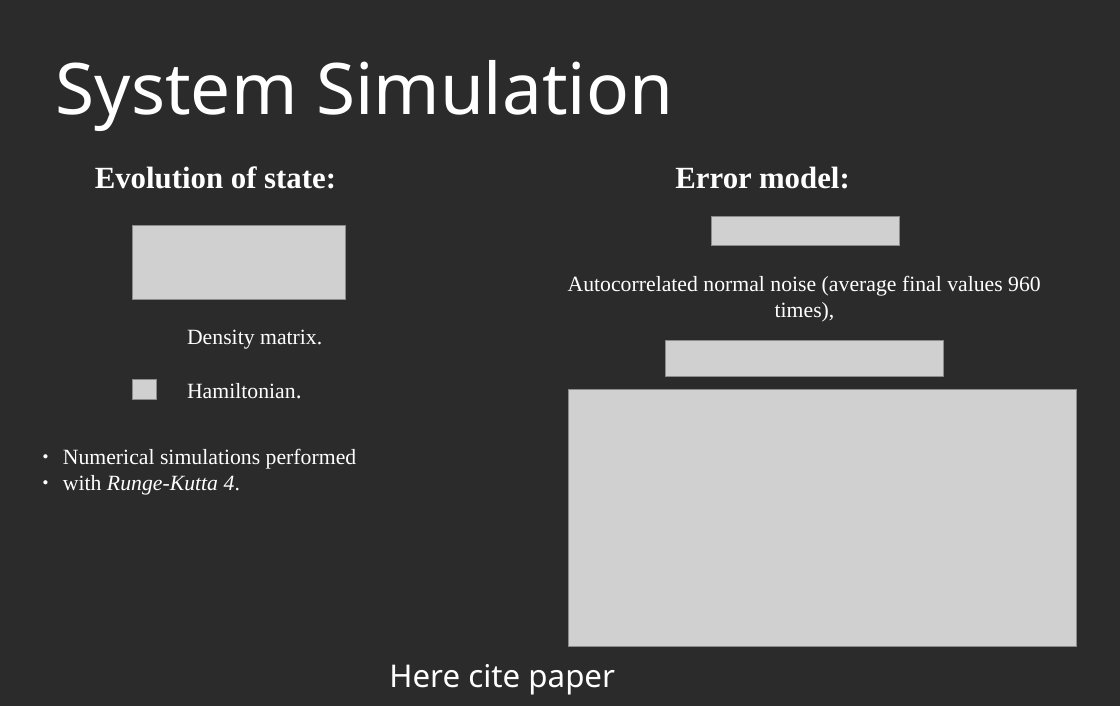
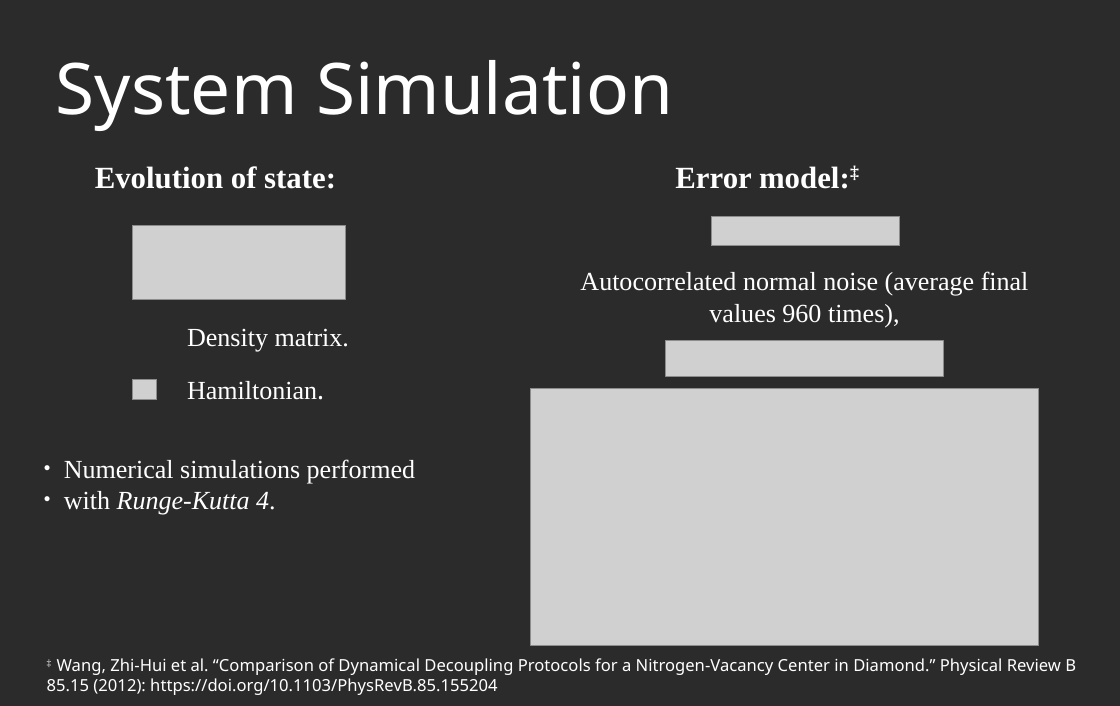
Before and after one commit to AGaliciaMartinez/Final-Project-Computational-Physics, a slide deck: slide 4 of presentation/NV_Carbons_presentation.odp. Drawn at 1120x706 pixels with LibreOffice and Linux fonts; fonts in the diff are those of the drawing; grey boxes stand for pictures; background and template pictures are left out; a plain dark background stands for a picture behind light text. Boxes give left, top, right and bottom in pixels: in the first picture for what was removed or moved away, otherwise in the second. Text is boxed around its words. In the diff, an @@ line names an element or a change of style, - is before the commit and + after.

```diff
--- a/presentation/NV_Carbons_presentation.odp
+++ b/presentation/NV_Carbons_presentation.odp
@@ text at (675, 166, 850, 189): text changed @@
-Error model:
+Error model:‡
@@ picture: place and size @@
-picture at (569, 389, 1077, 646)
+picture at (531, 388, 1039, 645)
@@ size 18.3 to 22 pt in 4 elements at (187, 328, 349, 352), (187, 381, 324, 400), (580, 271, 1029, 328), (64, 459, 415, 515) @@
@@ text "Numerical simulations performed": place and size @@
-text "Numerical simulations performed" at (63, 448, 357, 495)
+text "Numerical simulations performed" at (64, 459, 415, 515)
@@ text added at (47, 658, 1076, 695), 14 pt, text #FFFFFF @@
+‡ Wang, Zhi-Hui et al. “Comparison of Dynamical Decoupling Protocols for a Nitrogen-Vacancy Center in Diamond.” Physical Review B 85.15 (2012): https://doi.org/10.1103/PhysRevB.85.155204
@@ text removed at (389, 664, 615, 695) @@
-Here cite paper
```
Also in this commit, not shown: 6 other slides changed, 2 slides added, 2 slides removed, 2 other files.
